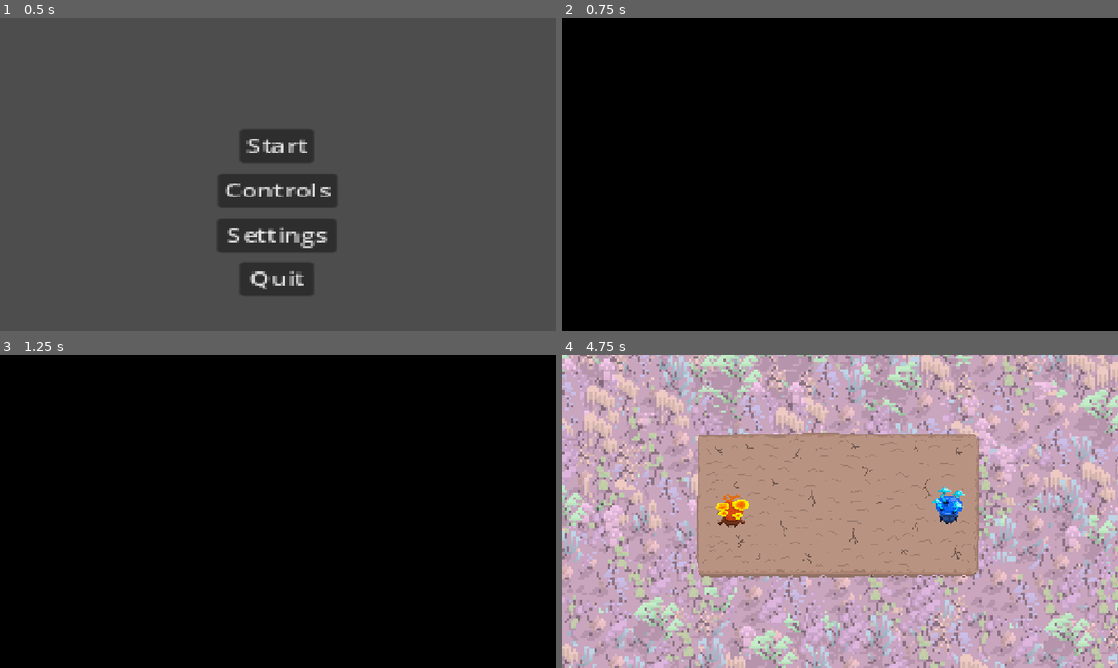
Above: before the commit, frames 1-4 (two rows, left to right).
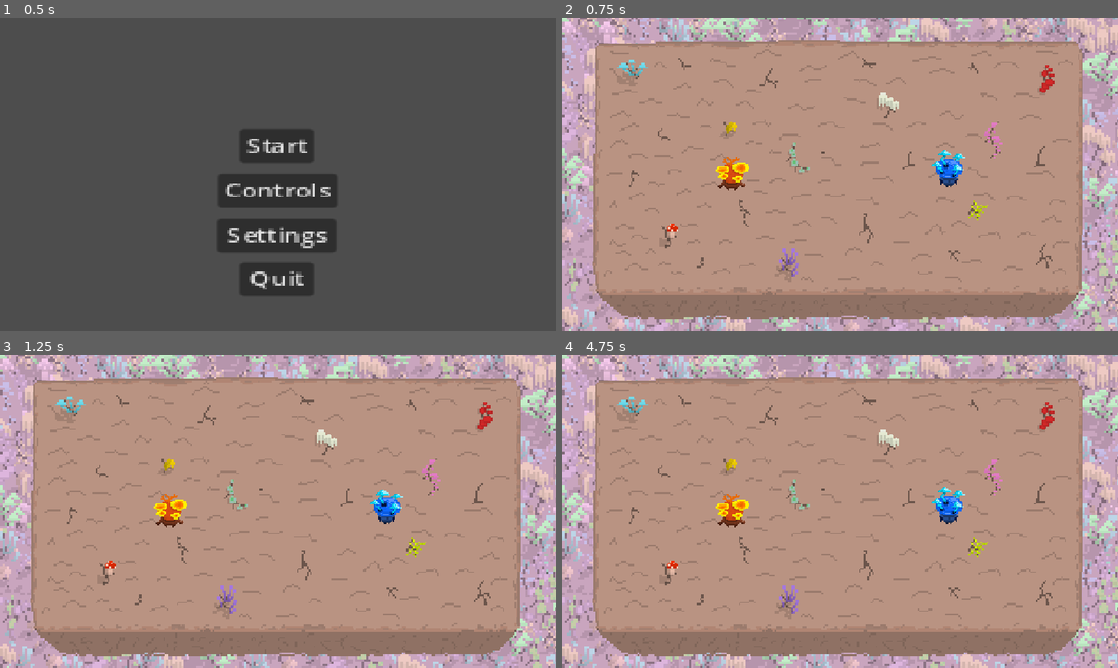
Above: after the commit, the same moments.

Repository: srabin/game_jam_controlled_chaos
Game: Godot game, scene res://title_screen.tscn
Same seed, same stepped clock (60 frames per second), same inputs: the game is played once before the commit and once after it.
Inputs:
- Up to frame 1 (0.5 s): no input
- Up to frame 2 (0.75 s): click "Start" at 0.5 s
- Up to frame 3 (1.25 s): no input
- Up to frame 4 (4.75 s): tap Enter at 2 s

Frame 1 is identical in both runs. In frame 2, 100% of the frame differs, in the area x 0-100%, y 0-100%; in frame 3, 100%; in frame 4, 57%.

Commit message:
make platform animations work

Diff:
--- a/environment/platform.gd
+++ b/environment/platform.gd
@@ -16,5 +16,5 @@
 
 func _on_timer_timeout() -> void:
 	if cur_animation <= len(order_of_animations) - 1:
-		animation_player.play(order_of_animations[cur_animation])
+		animation_player.play(order_of_animations[cur_animation], -1, 0.5)
 		cur_animation += 1
--- a/environment/platform.tscn
+++ b/environment/platform.tscn
@@ -1,9 +1,13 @@
 [gd_scene load_steps=9 format=3 uid="uid://dxvswjrk6i6ag"]
 
 [ext_resource type="Script" uid="uid://der743x3seahb" path="res://environment/platform.gd" id="1_s8bxr"]
-[ext_resource type="Texture2D" uid="uid://d37wu1t5dpb0v" path="res://environment/assets/MushroomMap.png" id="2_c1gtx"]
+[ext_resource type="Texture2D" uid="uid://dxk6dvmos5855" path="res://environment/assets/MushroomMap 10.png" id="2_570mj"]
 
 [sub_resource type="RectangleShape2D" id="RectangleShape2D_pkg7o"]
+size = Vector2(9.20745, 3.69591)
+
+[sub_resource type="Animation" id="Animation_l7dh2"]
+length = 0.001
 
 [sub_resource type="Animation" id="Animation_570mj"]
 resource_name = "big"
@@ -11,49 +15,118 @@
 tracks/0/type = "value"
 tracks/0/imported = false
 tracks/0/enabled = true
-tracks/0/path = NodePath(".:scale")
-tracks/0/interp = 1
+tracks/0/path = NodePath("Sprite2D:frame")
+tracks/0/interp = 0
 tracks/0/loop_wrap = true
 tracks/0/keys = {
 "times": PackedFloat32Array(0),
 "transitions": PackedFloat32Array(1),
-"update": 0,
-"values": [Vector2(1, 1)]
+"update": 1,
+"values": [0]
 }
-
-[sub_resource type="Animation" id="Animation_l7dh2"]
-length = 0.001
+tracks/1/type = "value"
+tracks/1/imported = false
+tracks/1/enabled = true
+tracks/1/path = NodePath("CollisionShape2D:scale")
+tracks/1/interp = 0
+tracks/1/loop_wrap = true
+tracks/1/keys = {
+"times": PackedFloat32Array(0, 0.766739),
+"transitions": PackedFloat32Array(1, 1),
+"update": 1,
+"values": [Vector2(156.838, 192.503), Vector2(71.6007, 35.0213)]
+}
+tracks/2/type = "value"
+tracks/2/imported = false
+tracks/2/enabled = true
+tracks/2/path = NodePath("CollisionShape2D:position")
+tracks/2/interp = 0
+tracks/2/loop_wrap = true
+tracks/2/keys = {
+"times": PackedFloat32Array(0, 0.766739),
+"transitions": PackedFloat32Array(1, 1),
+"update": 1,
+"values": [Vector2(8, 8.00002), Vector2(8, 8.00002)]
+}
 
 [sub_resource type="Animation" id="Animation_pkv5b"]
 resource_name = "medium"
-loop_mode = 1
+length = 0.255
 tracks/0/type = "value"
 tracks/0/imported = false
 tracks/0/enabled = true
-tracks/0/path = NodePath(".:scale")
-tracks/0/interp = 1
+tracks/0/path = NodePath("Sprite2D:frame")
+tracks/0/interp = 0
 tracks/0/loop_wrap = true
 tracks/0/keys = {
-"times": PackedFloat32Array(0),
-"transitions": PackedFloat32Array(1),
-"update": 0,
-"values": [Vector2(0.8, 0.8)]
+"times": PackedFloat32Array(0, 0.0333333, 0.0666667, 0.1, 0.133333, 0.166667, 0.2),
+"transitions": PackedFloat32Array(1, 1, 1, 1, 1, 1, 1),
+"update": 1,
+"values": [1, 2, 3, 4, 5, 6, 7]
+}
+tracks/1/type = "value"
+tracks/1/imported = false
+tracks/1/enabled = true
+tracks/1/path = NodePath("CollisionShape2D:scale")
+tracks/1/interp = 0
+tracks/1/loop_wrap = true
+tracks/1/keys = {
+"times": PackedFloat32Array(0, 0.0348565),
+"transitions": PackedFloat32Array(1, 1),
+"update": 1,
+"values": [Vector2(157.808, 193.37), Vector2(122.048, 142.414)]
+}
+tracks/2/type = "value"
+tracks/2/imported = false
+tracks/2/enabled = true
+tracks/2/path = NodePath("CollisionShape2D:position")
+tracks/2/interp = 0
+tracks/2/loop_wrap = true
+tracks/2/keys = {
+"times": PackedFloat32Array(0, 0.0348565),
+"transitions": PackedFloat32Array(1, 1),
+"update": 1,
+"values": [Vector2(7.99996, 8), Vector2(7.99997, 8)]
 }
 
 [sub_resource type="Animation" id="Animation_j6srq"]
 resource_name = "small"
-loop_mode = 1
+length = 0.265
 tracks/0/type = "value"
 tracks/0/imported = false
 tracks/0/enabled = true
-tracks/0/path = NodePath(".:scale")
-tracks/0/interp = 1
+tracks/0/path = NodePath("Sprite2D:frame")
+tracks/0/interp = 0
 tracks/0/loop_wrap = true
 tracks/0/keys = {
-"times": PackedFloat32Array(0),
-"transitions": PackedFloat32Array(1),
-"update": 0,
-"values": [Vector2(0.5, 0.5)]
+"times": PackedFloat32Array(0, 0.0333333, 0.0666667, 0.1, 0.133333, 0.166667, 0.2, 0.233333),
+"transitions": PackedFloat32Array(1, 1, 1, 1, 1, 1, 1, 1),
+"update": 1,
+"values": [8, 9, 10, 11, 12, 13, 14, 15]
+}
+tracks/1/type = "value"
+tracks/1/imported = false
+tracks/1/enabled = true
+tracks/1/path = NodePath("CollisionShape2D:position")
+tracks/1/interp = 0
+tracks/1/loop_wrap = true
+tracks/1/keys = {
+"times": PackedFloat32Array(0, 0.0749266),
+"transitions": PackedFloat32Array(1, 1),
+"update": 1,
+"values": [Vector2(7.99997, 8), Vector2(7.99997, 8)]
+}
+tracks/2/type = "value"
+tracks/2/imported = false
+tracks/2/enabled = true
+tracks/2/path = NodePath("CollisionShape2D:scale")
+tracks/2/interp = 0
+tracks/2/loop_wrap = true
+tracks/2/keys = {
+"times": PackedFloat32Array(0, 0.0749266),
+"transitions": PackedFloat32Array(1, 1),
+"update": 1,
+"values": [Vector2(122.048, 142.414), Vector2(99.0619, -110.711)]
 }
 
 [sub_resource type="AnimationLibrary" id="AnimationLibrary_pkv5b"]
@@ -65,13 +138,17 @@
 }
 
 [node name="Platform" type="Area2D"]
+scale = Vector2(0.5, 0.5)
 script = ExtResource("1_s8bxr")
 
 [node name="Sprite2D" type="Sprite2D" parent="."]
-texture = ExtResource("2_c1gtx")
+texture = ExtResource("2_570mj")
+hframes = 4
+vframes = 4
 
 [node name="CollisionShape2D" type="CollisionShape2D" parent="."]
-scale = Vector2(71.6007, 35.0213)
+position = Vector2(8, 8.00002)
+scale = Vector2(156.838, 192.503)
 shape = SubResource("RectangleShape2D_pkg7o")
 
 [node name="AnimationPlayer" type="AnimationPlayer" parent="."]
@@ -80,7 +157,7 @@
 }
 
 [node name="Timer" type="Timer" parent="."]
-wait_time = 2.0
+wait_time = 29.018
 autostart = true
 
 [connection signal="timeout" from="Timer" to="." method="_on_timer_timeout"]
--- a/loading_screen.gd
+++ b/loading_screen.gd
@@ -9,4 +9,4 @@
 # Called every frame. 'delta' is the elapsed time since the previous frame.
 func _process(delta: float) -> void:
 	pass
-	get_tree().create_timer(3.0).timeout.connect(hide)
+	get_tree().create_timer(0.5).timeout.connect(hide)
--- a/player.gd
+++ b/player.gd
@@ -100,7 +100,7 @@
 	var dash = Input.get_action_strength("dash_" + str(player_id))
 	var light_attack = Input.get_action_strength("light_attack_" + str(player_id))
 	var block = Input.get_action_strength("block_" + str(player_id))
-
+	print(is_falling)
 	if is_falling == true:
 		time_falling += delta
 	else:
--- a/world.tscn
+++ b/world.tscn
@@ -41,6 +41,7 @@
 scale = Vector2(94.6492, 58.0226)
 
 [node name="LoadingScreen" parent="UI" instance=ExtResource("8_ioo17")]
+visible = false
 layout_mode = 1
 
 [connection signal="body_entered" from="Platform" to="Tramates" method="_on_platform_body_entered"]
Binary file added: environment/assets/MushroomMap 10.png
Not shown, changed: environment/assets/MushroomMap 10.png.import
Binary file removed: environment/assets/MushroomMap 2.png
Not shown, removed: environment/assets/MushroomMap 2.png.import
Binary file removed: environment/assets/MushroomMap 3.png
Not shown, removed: environment/assets/MushroomMap 3.png.import
Binary file removed: environment/assets/MushroomMap 4.png
Not shown, removed: environment/assets/MushroomMap 4.png.import
Binary file removed: environment/assets/MushroomMap 5.png
Not shown, removed: environment/assets/MushroomMap 5.png.import
Binary file removed: environment/assets/MushroomMap.png
Binary file removed: environment/assets/MushroomMapLarge.png
(and 5 more such lines)
